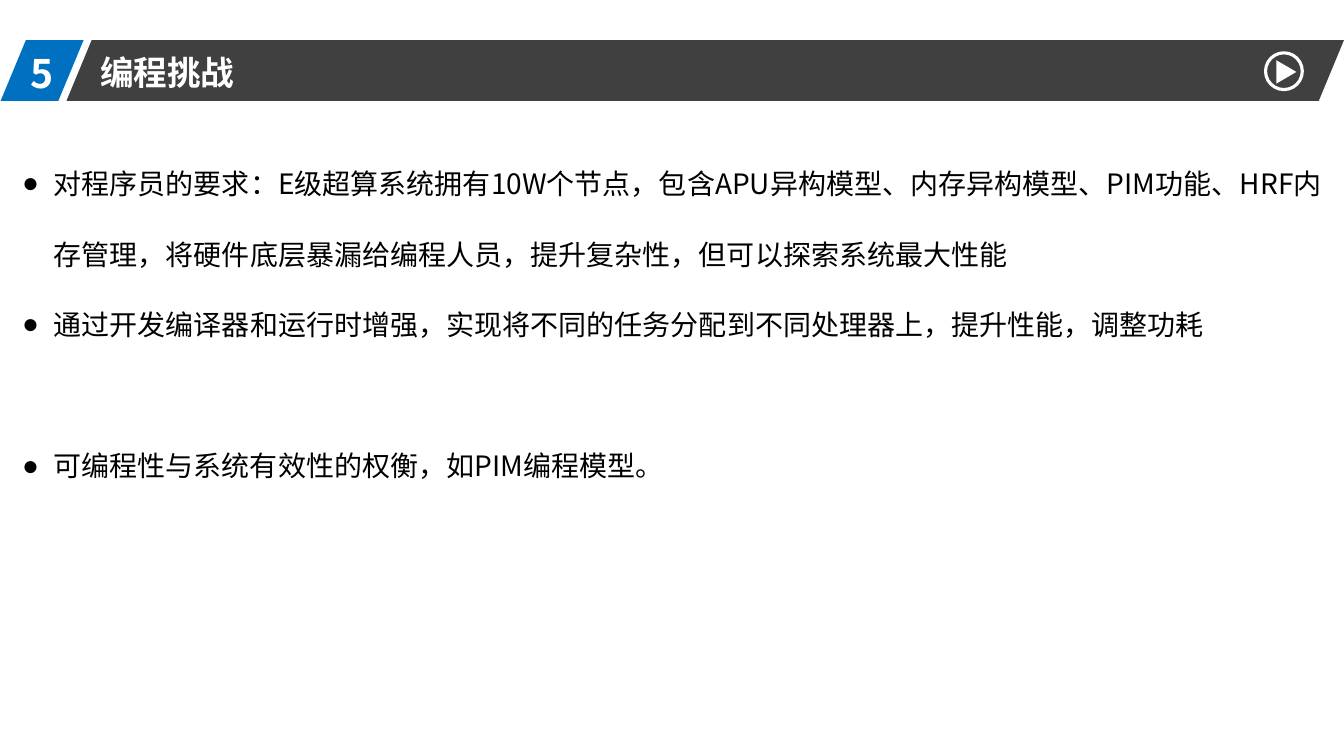
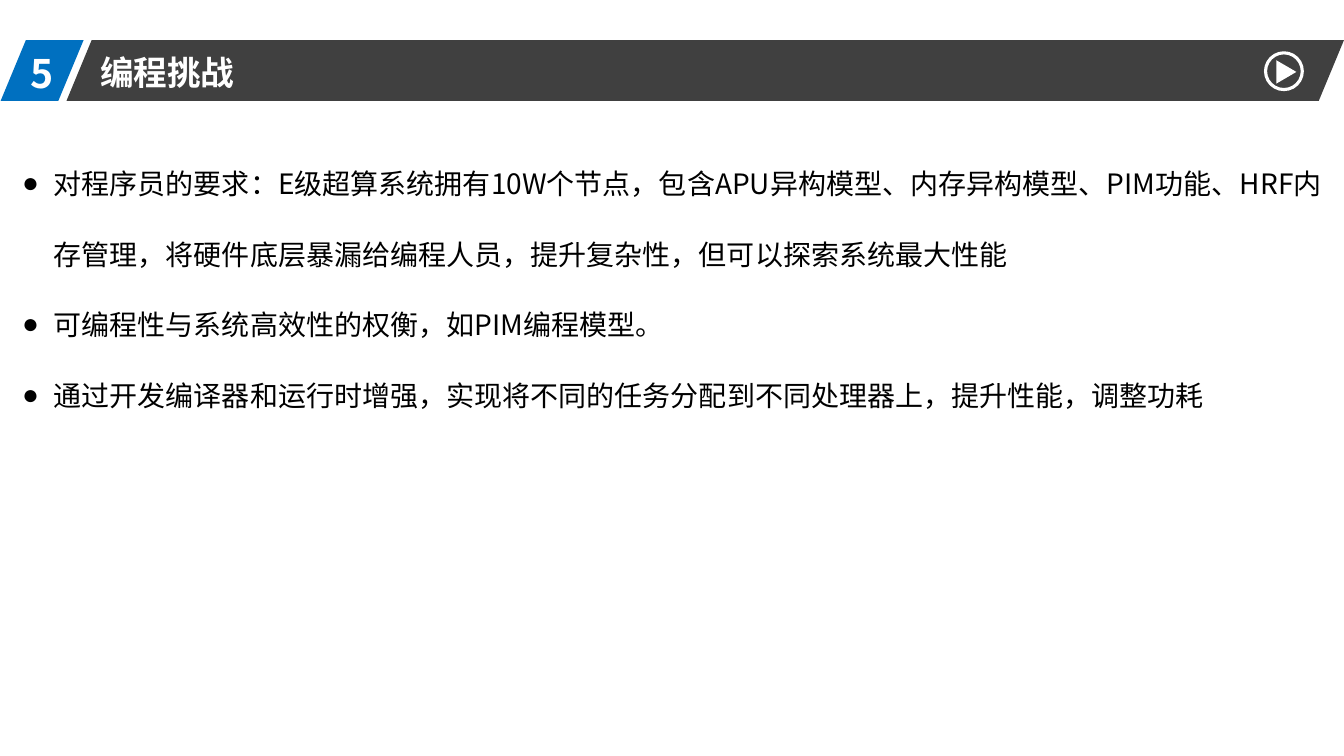
Before and after one commit to DO-MINATOR/buaa, a slide deck: slide 18 of 高性能计算机/高性能.pptx (slide 17 before the commit). Drawn at 1344x756 pixels with LibreOffice and Linux fonts; fonts in the diff are those of the drawing. Boxes give left, top, right and bottom in pixels: in the first picture for what was removed or moved away, otherwise in the second. Text is boxed around its words. In the diff, an @@ line names an element or a change of style, - is before the commit and + after.

```diff
--- a/高性能计算机/高性能.pptx
+++ b/高性能计算机/高性能.pptx
@@ text at [54,311,664,338]: paragraph added @@
+● 可编程性与系统高效性的权衡，如PIM编程模型。
@@ text at [54,452,664,479]: paragraph removed @@
-● 可编程性与系统有效性的权衡，如PIM编程模型。
```
Also in this commit, not shown: 7 other slides changed, 1 slide added, 2 other files.
